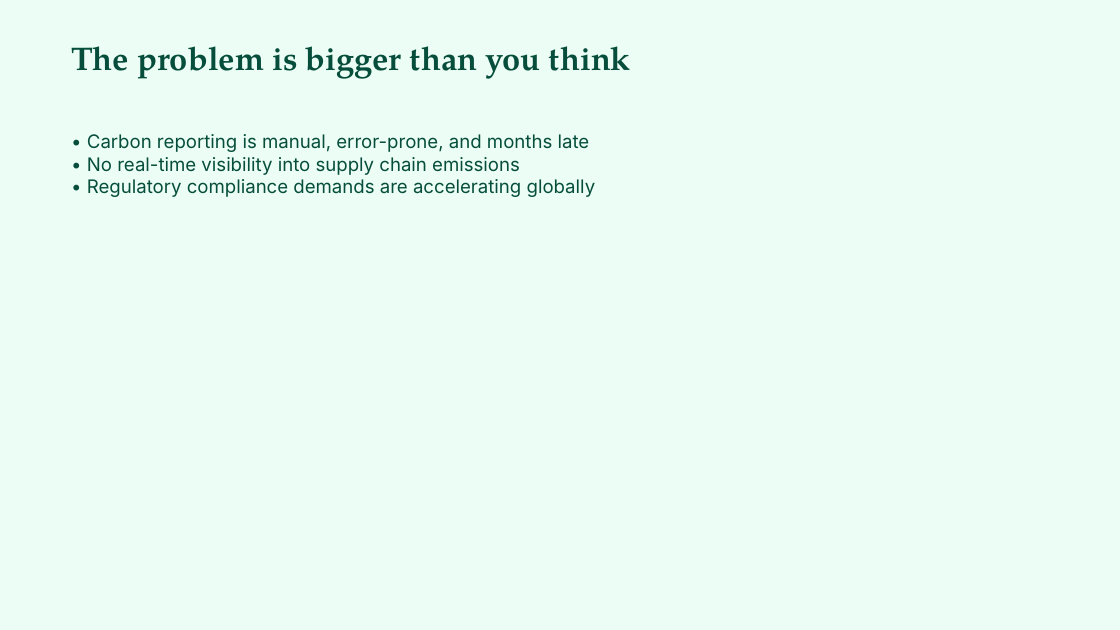
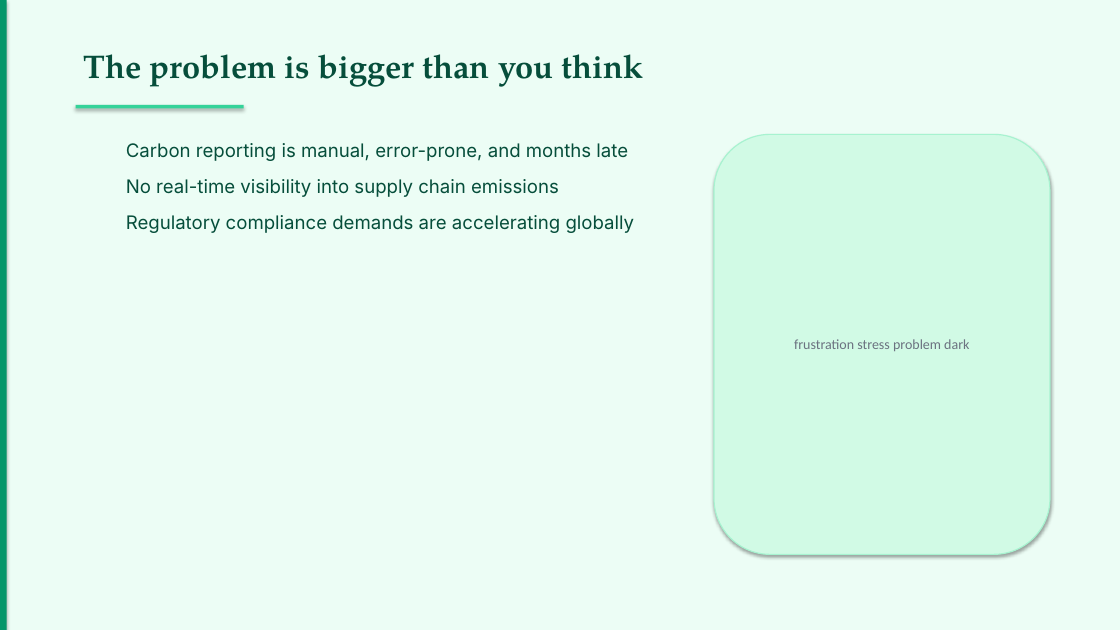
Before and after one commit to sunchaokun/PPT-Design-Skill, a slide deck: slide 2 of examples/05-sustainability-report.pptx. Drawn at 1120x630 pixels with LibreOffice and Linux fonts; fonts in the diff are those of the drawing. Boxes give left, top, right and bottom in pixels: in the first picture for what was removed or moved away, otherwise in the second. Text is boxed around its words. In the diff, an @@ line names an element or a change of style, - is before the commit and + after.

Commit message:
feat: professional PPT layout and visual polish
Layout improvements:
- Left accent bar on content slides for visual anchor
- Title underline decoration (accent color) below headings
- Accent bar on title and CTA slides
- Proper bullet spacing: each bullet is a separate paragraph with 8pt spacing
- Side visual area (right 40%) for image placement on content slides

Layout mapping improvements:
- solution → three-column-cards (was content-with-title)
- testimonials/social-proof → quote layout
- pricing/offer → cta-closing layout
- product → image-plus-text layout
- financial → chart-focus layout

Card rendering:
- Cards now have accent color top bar inside card
- Left-aligned text (was center) for readability
- Rounded rect containers with border

Metric rendering:
- Metrics now in rounded rect card containers
- Background fill (muted color) with border
- Value (40pt bold accent) + label (12pt muted) centered in card

Quote slide:
- Large decorative opening quote mark (accent color, 72pt)
- Left-aligned quote text (22pt) and author (14pt semibold)

Image placeholder:
- Rounded rect with border (was plain rect)
- Hint text without [图片:] prefix

CTA button:
- Cleaner text (no brackets)
- Enhanced shadow (8pt blur, 20% alpha)

```diff
--- a/examples/05-sustainability-report.pptx
+++ b/examples/05-sustainability-report.pptx
@@ rectangle added at box(0, 0, 7, 630), fill #059669 @@
@@ text "The problem is bigger than ...": place and size @@
-text "The problem is bigger than ..." at box(71, 46, 631, 79)
+text "The problem is bigger than ..." at box(84, 54, 643, 87)
@@ rectangle added at box(76, 105, 244, 108), fill #34D399 @@
@@ text at box(126, 143, 635, 233): text changed @@
-• Carbon reporting is manual, error-prone, and months late
-• No real-time visibility into supply chain emissions
-• Regulatory compliance demands are accelerating globally
+  Carbon reporting is manual, error-prone, and months late
+  No real-time visibility into supply chain emissions
+  Regulatory compliance demands are accelerating globally
@@ rounded rectangle added at box(714, 134, 1050, 555), fill #D1FAE5, outline #A7F3D0 1 pt, 12 pt, text #6B7280 @@
+frustration stress problem dark
```
Also in this commit, not shown: 9 other slides changed, 8 other files.
